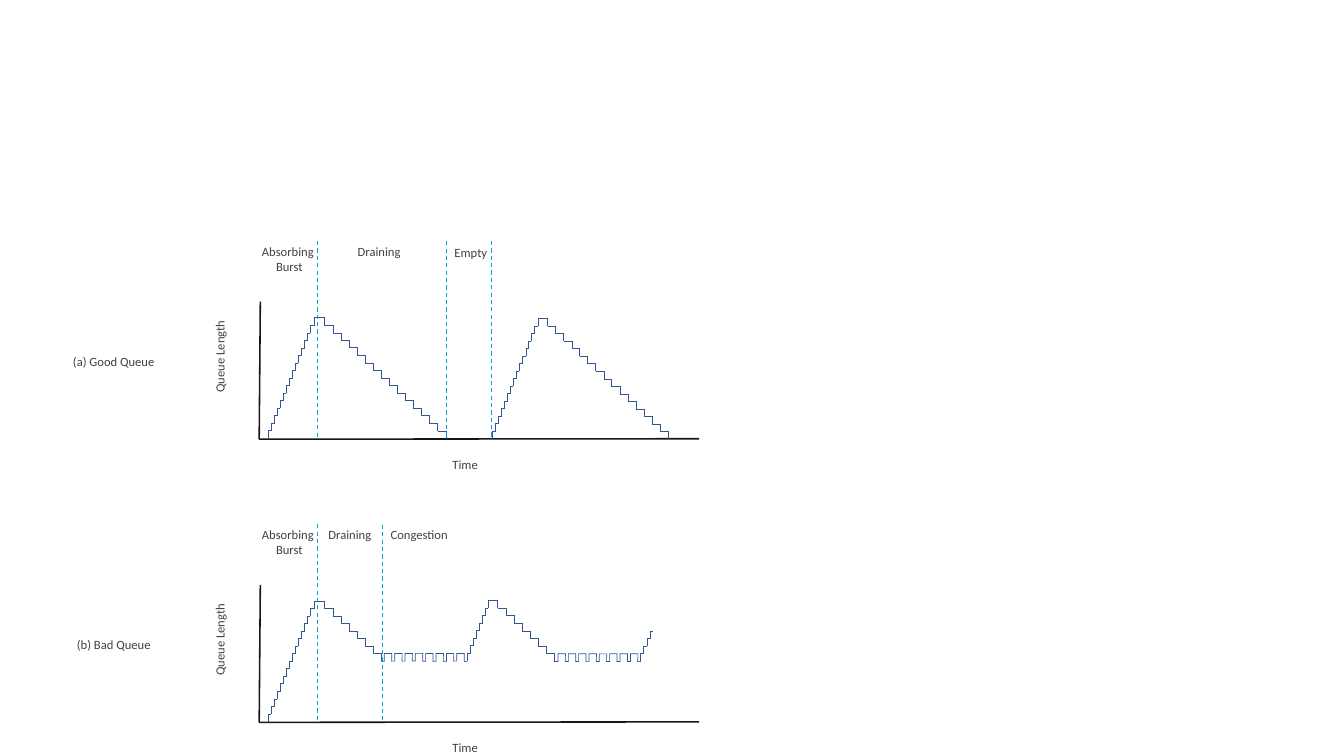
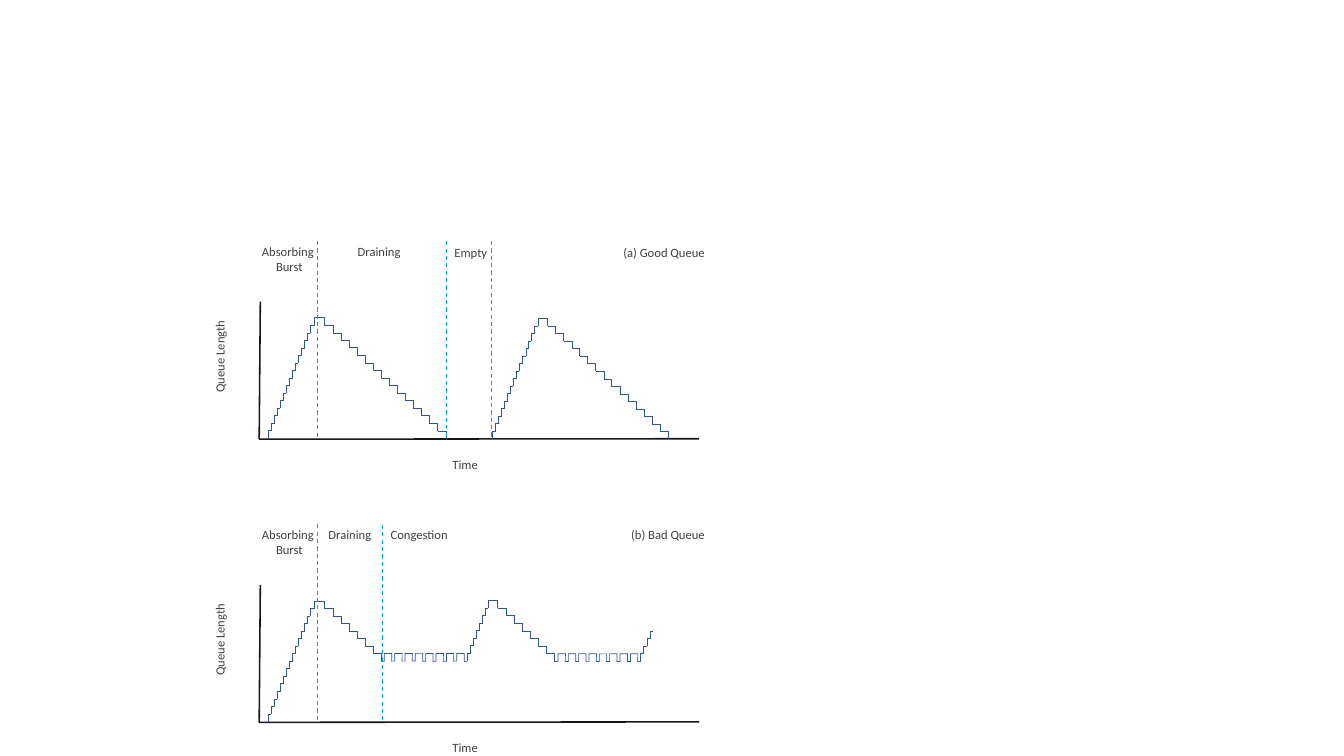
Before and after one commit to SystemsApproach/tcpcc, a slide deck: slide 14 of figures/Figure-sources.pptx. Drawn at 1344x756 pixels with LibreOffice and Linux fonts; fonts in the diff are those of the drawing. Boxes give left, top, right and bottom in pixels: in the first picture for what was removed or moved away, otherwise in the second. Text is boxed around its words. In the diff, an @@ line names an element or a change of style, - is before the commit and + after.

Commit message:
ingress/egress queues

```diff
--- a/figures/Figure-sources.pptx
+++ b/figures/Figure-sources.pptx
@@ text "(a) Good Queue": place and size @@
-text "(a) Good Queue" at (73,357,154,368)
+text "(a) Good Queue" at (623,248,704,259)
@@ text "(a) Good Queue" at (623,248,704,259): alignment centre to right @@
@@ text "(b) Bad Queue" at (631,530,705,541): alignment centre to right @@
@@ text "(b) Bad Queue": place and size @@
-text "(b) Bad Queue" at (77,640,150,651)
+text "(b) Bad Queue" at (631,530,705,541)
```
Also in this commit, not shown: 1 slide added, 4 other files.
